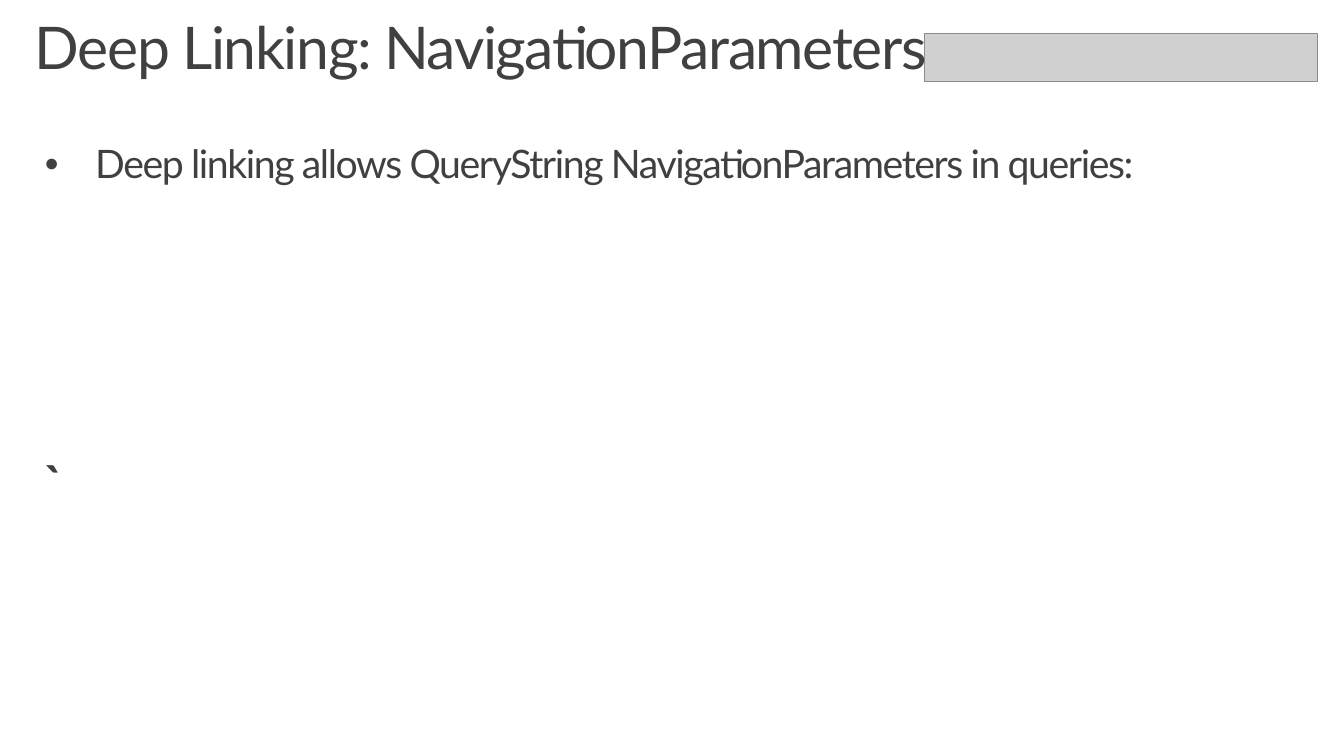
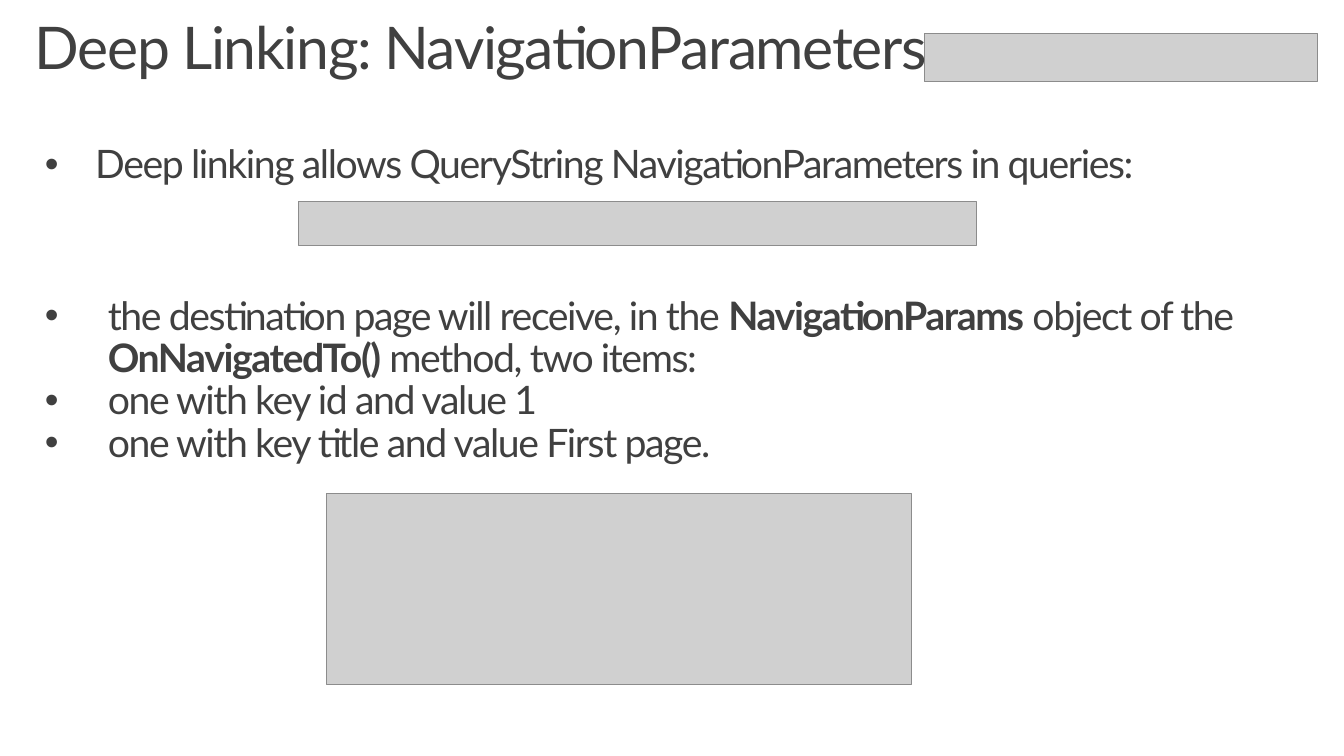
Before and after one commit to Xamariners/PrismDemo, a slide deck: slide 28 of media/PrismDemo.pptx (slide 29 before the commit). Drawn at 1344x756 pixels with LibreOffice and Linux fonts; fonts in the diff are those of the drawing; grey boxes stand for pictures; background and template pictures are left out. Boxes give left, top, right and bottom in pixels: in the first picture for what was removed or moved away, otherwise in the second. Text is boxed around its words. In the diff, an @@ line names an element or a change of style, - is before the commit and + after.

```diff
--- a/media/PrismDemo.pptx
+++ b/media/PrismDemo.pptx
@@ picture added at (x1=299, y1=202, x2=977, y2=246) @@
@@ text at (x1=108, y1=301, x2=1234, y2=464): paragraphs added @@
+• the destination page will receive, in the NavigationParams object of the OnNavigatedTo() method, two items:
+• one with key id and value 1
+• one with key title and value First page.
@@ picture added at (x1=327, y1=494, x2=911, y2=686) @@
```
Also in this commit, not shown: 2 other slides changed, 4 slides added, 1 slide removed.
